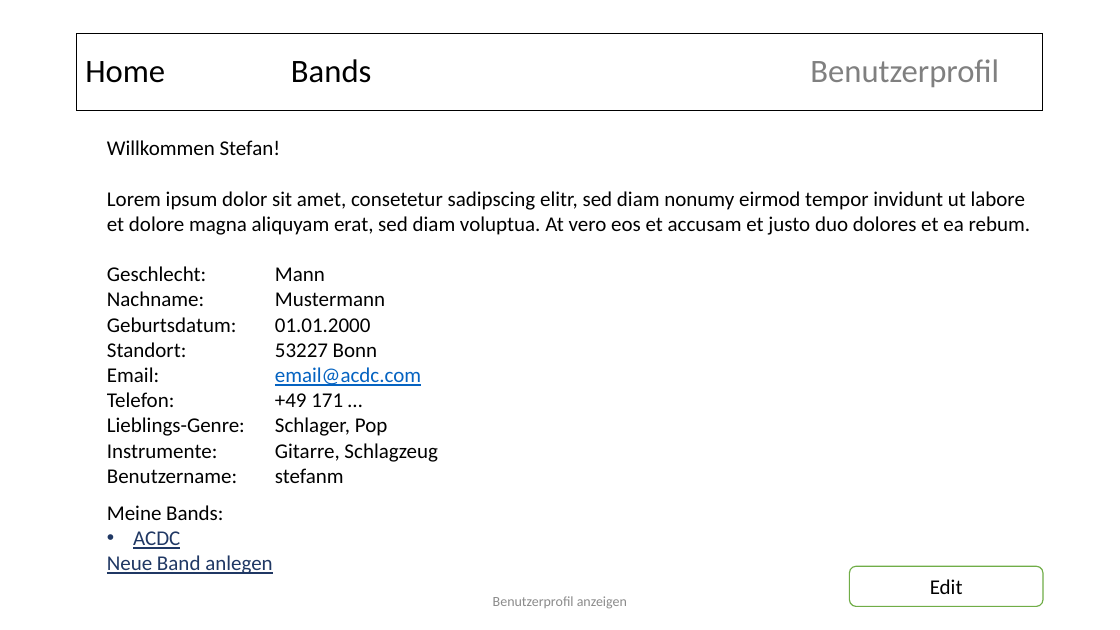
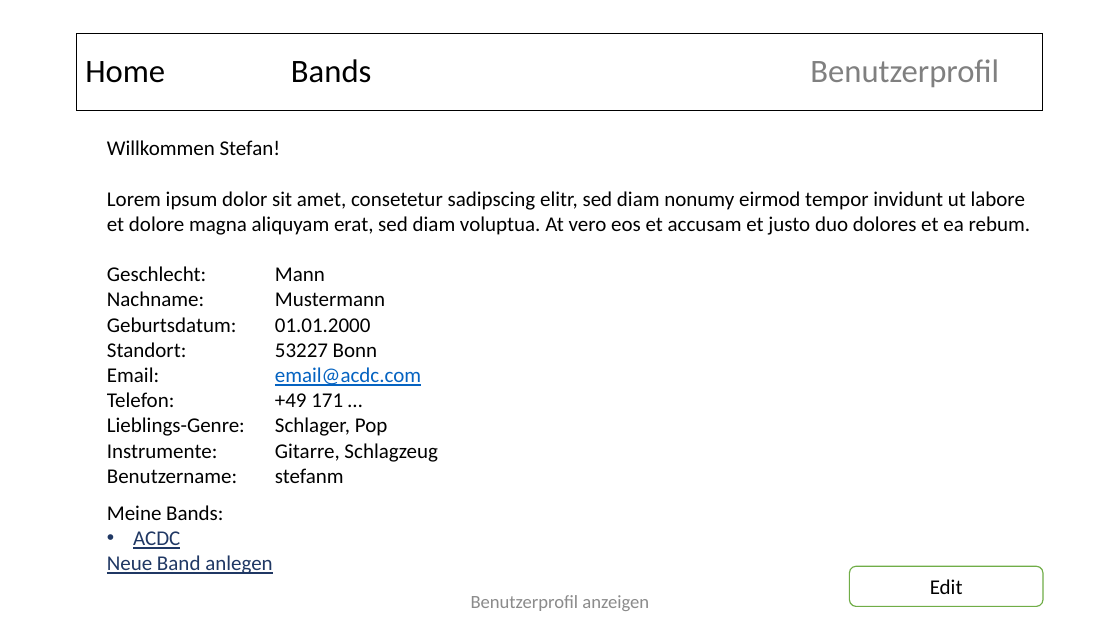
Before and after one commit to WCS-Java-Training-Bonn-2019/where-is-my-band, a slide deck: slide 11 of Projektdokumentation/MockflowSoundmachine.pptx (slide 6 before the commit). Drawn at 1120x630 pixels with LibreOffice and Linux fonts; fonts in the diff are those of the drawing. Boxes give left, top, right and bottom in pixels: in the first picture for what was removed or moved away, otherwise in the second. Text is boxed around its words. In the diff, an @@ line names an element or a change of style, - is before the commit and + after.

```diff
--- a/Projektdokumentation/MockflowSoundmachine.pptx
+++ b/Projektdokumentation/MockflowSoundmachine.pptx
@@ text "Benutzerprofil anzeigen" at [471,595,649,611]: size 12 to 16 pt @@
```
Also in this commit, not shown: 4 other slides changed, 5 slides added, 1 other file.
